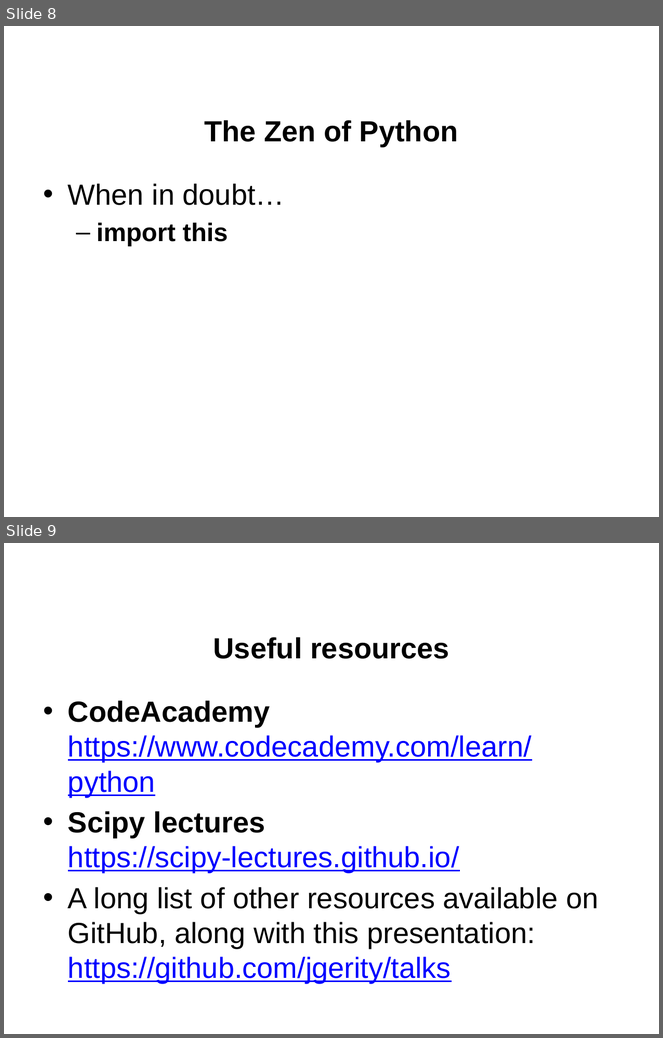
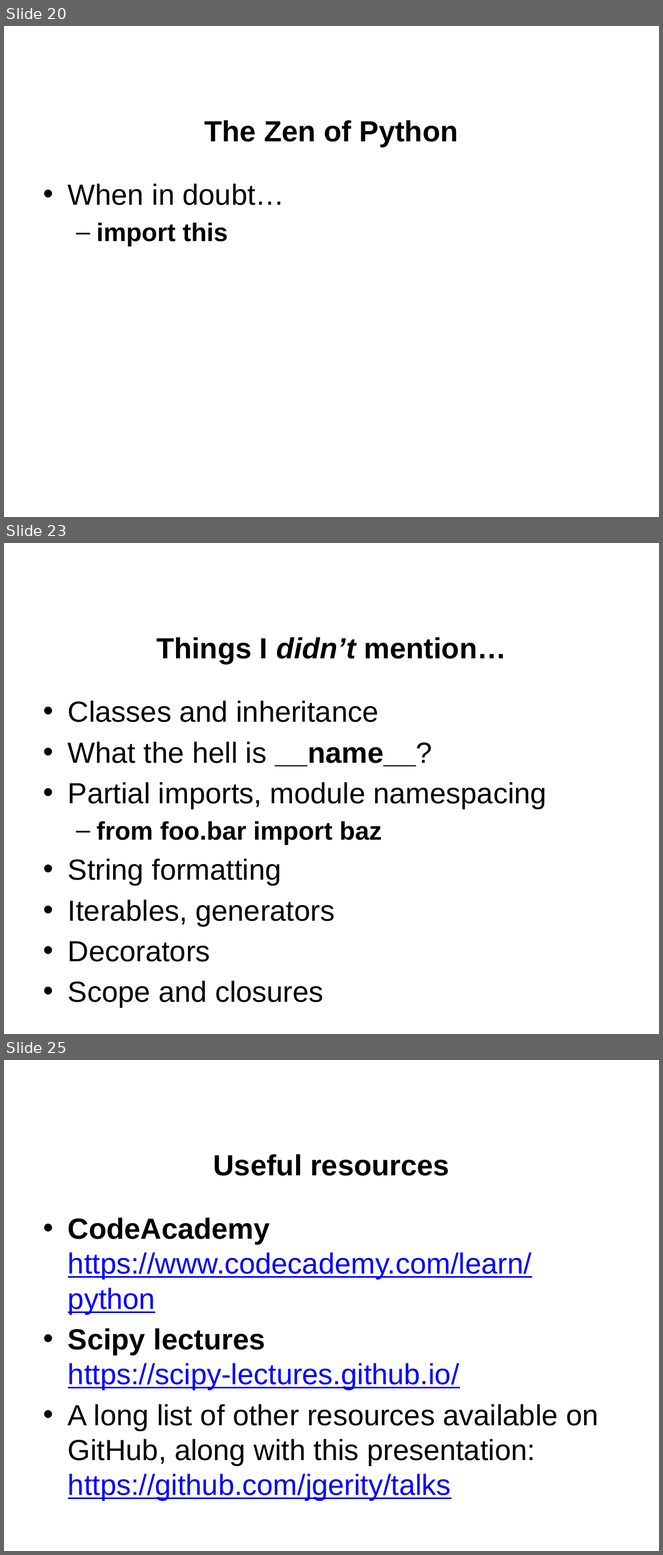
Before and after one commit to jgerity/talks, a slide deck: 2016/computing_workgroup/intro-to-python/intro-to-python.pptx. Shown one above the other, each under a label of ours: slides 8 and 9 before the commit, slides 20, 23 and 25 after it; the slides between them are not shown. The pictures are 663x1038 and 663x1555 pixels, drawn with LibreOffice and Linux fonts; fonts in the diff are those of the drawing; background and template pictures are left out. Boxes give left, top, right and bottom in pixels: in the first picture for what was removed or moved away, otherwise in the second. Text is boxed around its words. In the diff, an @@ line names an element or a change of style, - is before the commit and + after.

```diff
--- a/2016/computing_workgroup/intro-to-python/intro-to-python.pptx
+++ b/2016/computing_workgroup/intro-to-python/intro-to-python.pptx
@@ slide 23 added at (4, 543, 659, 1034), background picture (left out) @@
@@ title added at (156, 637, 507, 664), 32 pt, text #000000, bold @@
+Things I didn’t mention…
@@ text added at (68, 701, 547, 1008), 32 pt, text #000000 @@
+• Classes and inheritance
+• What the hell is __name__?
+• Partial imports, module namespacing
+  – from foo.bar import baz
+• String formatting
+• Iterables, generators
+• Decorators
+• Scope and closures
@@ what was slide 8 is now slide 20 @@
@@ what was slide 9 is now slide 25 @@
```
Also in this commit, not shown: 1 slide changed, 21 other slides added, 3 slides removed.
